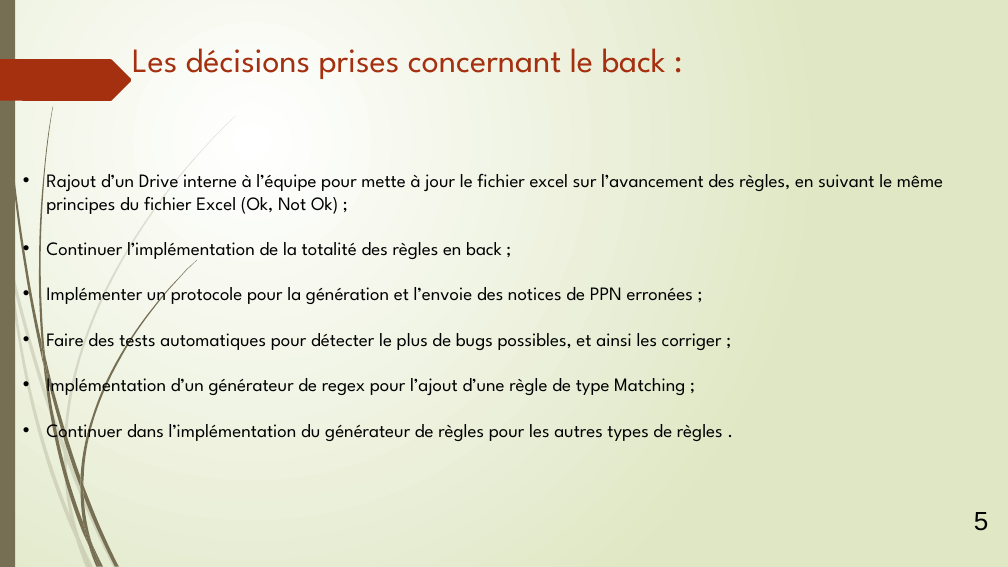
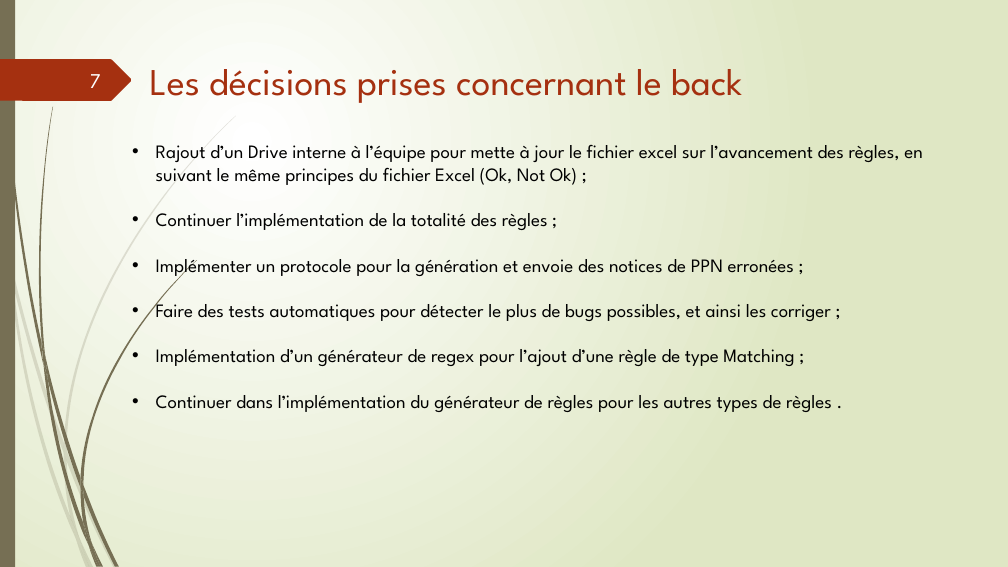
Before and after one commit to abes-esr/kalidos, a slide deck: slide 7 of doc/comité-pilotage.pptx (slide 6 before the commit). Drawn at 1008x567 pixels with LibreOffice and Linux fonts; fonts in the diff are those of the drawing. Boxes give left, top, right and bottom in pixels: in the first picture for what was removed or moved away, otherwise in the second. Text is boxed around its words. In the diff, an @@ line names an element or a change of style, - is before the commit and + after.

```diff
--- a/doc/comité-pilotage.pptx
+++ b/doc/comité-pilotage.pptx
@@ page number added at [90,74,101,88], 20 pt, text #FEFFFF @@
+7
@@ title at [150,69,742,103]: text changed; size 32.4 to 36 pt @@
-Les décisions prises concernant le back :
+Les décisions prises concernant le back
@@ text "Rajout d’un Drive interne à ...": place and size @@
-text "Rajout d’un Drive interne à ..." at [46,174,943,443]
+text "Rajout d’un Drive interne à ..." at [156,145,923,412]
@@ text at [156,213,794,279]: text changed @@
-• Continuer l’implémentation de la totalité des règles en back ;
-• Implémenter un protocole pour la génération et l’envoie des notices de PPN erronées ;
+• Continuer l’implémentation de la totalité des règles ;
+• Implémenter un protocole pour la génération et envoie des notices de PPN erronées ;
@@ text removed at [974,512,989,531] @@
-5
```
Also in this commit, not shown: 8 other slides changed, 3 slides added.
